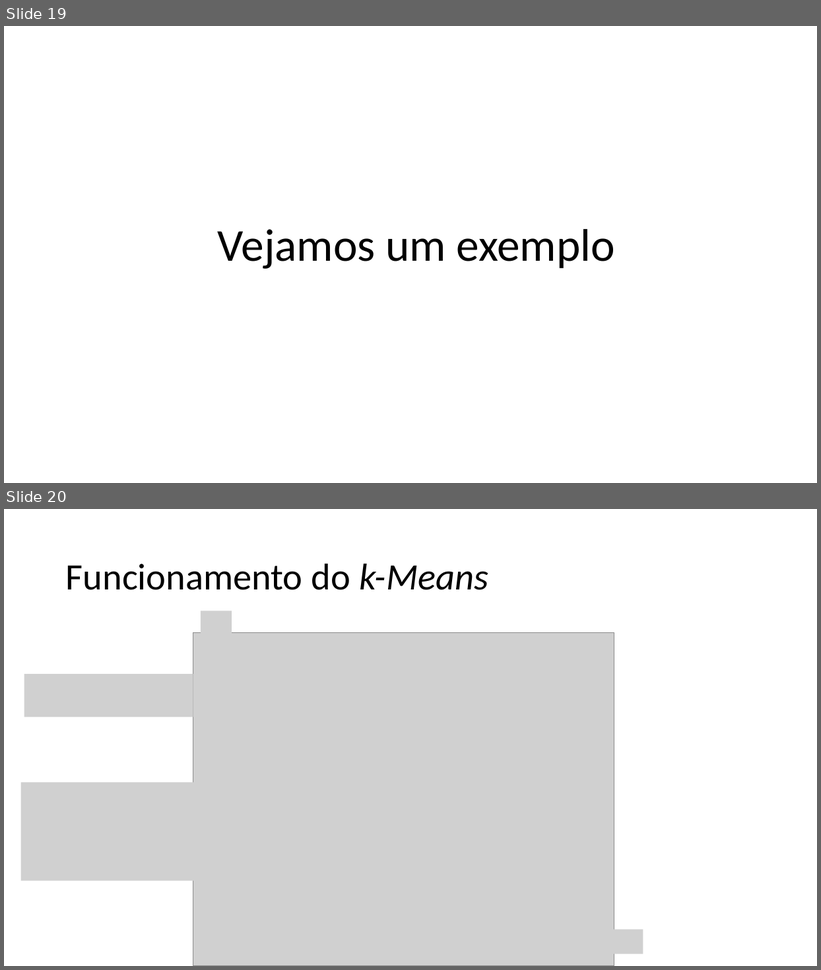
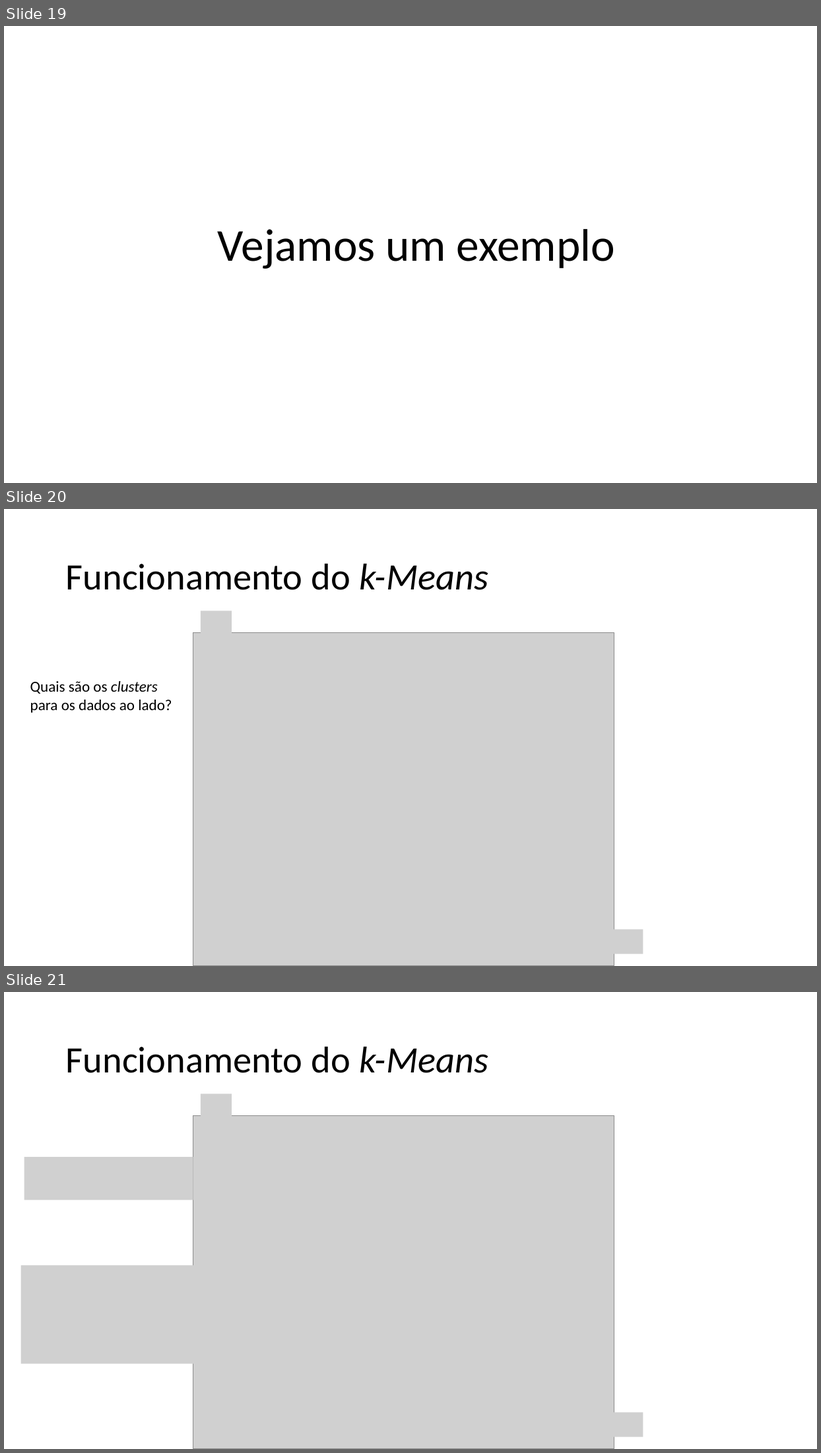
Before and after one commit to zz4fap/c24_inteligencia_artificial, a slide deck: slides/C24_kMeans.pptx. Shown one above the other, each under a label of ours: slides 19 and 20 before the commit, slides 19, 20 and 21 after it. The pictures are 821x970 and 821x1453 pixels, drawn with LibreOffice and Linux fonts; fonts in the diff are those of the drawing; grey boxes stand for pictures. Boxes give left, top, right and bottom in pixels: in the first picture for what was removed or moved away, otherwise in the second. Text is boxed around its words. In the diff, an @@ line names an element or a change of style, - is before the commit and + after.

```diff
--- a/slides/C24_kMeans.pptx
+++ b/slides/C24_kMeans.pptx
@@ slide 20 added at (4,509,817,966), background #FFFFFF @@
@@ title added at (66,563,488,590), 44 pt, text #000000 @@
+Funcionamento do k-Means
@@ picture added at (201,611,232,635) @@
@@ picture added at (193,633,614,966) @@
@@ text added at (30,681,172,713), 18 pt, text #000000 @@
+Quais são os clusters para os dados ao lado?
@@ picture added at (613,930,644,955) @@
@@ what was slide 20 is now slide 21 @@
```
Also in this commit, not shown: 7 slides changed, 1 other file.
